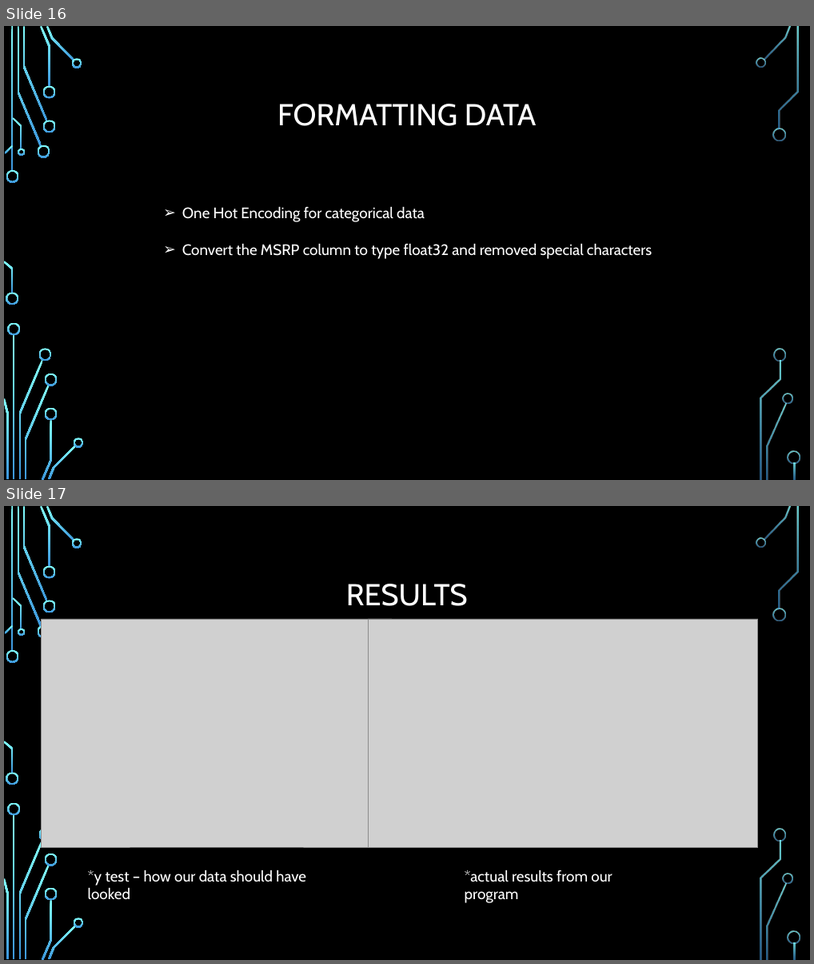
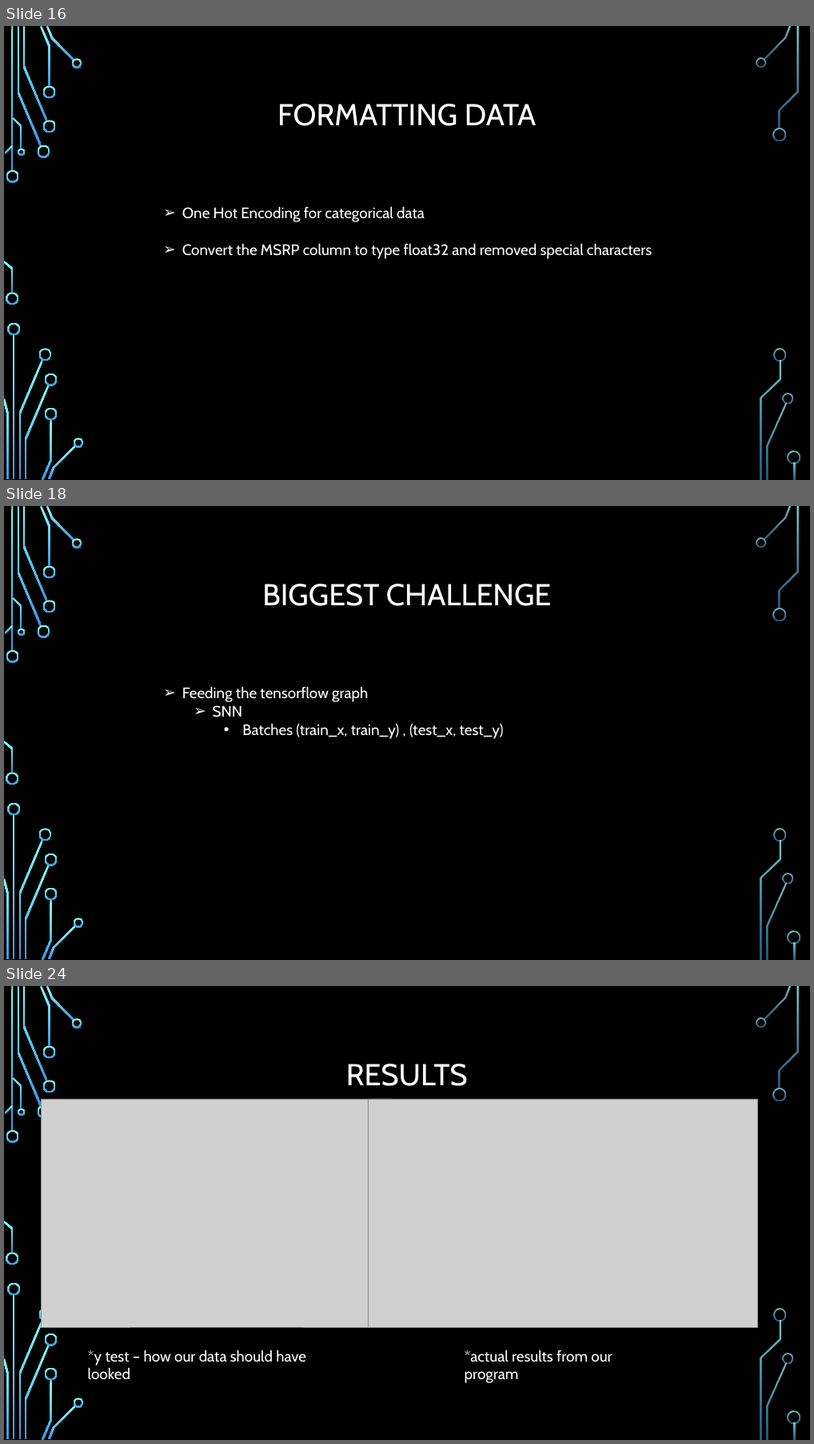
Before and after one commit to knight-coder-llc/AI-Vehicle-Calculator, a slide deck: Final Pres.pptx. Shown one above the other, each under a label of ours: slides 16 and 17 before the commit, slides 16, 18 and 24 after it; the slides between them are not shown. The pictures are 814x964 and 814x1444 pixels, drawn with LibreOffice and Linux fonts; fonts in the diff are those of the drawing; grey boxes stand for pictures; background and template pictures are left out. Boxes give left, top, right and bottom in pixels: in the first picture for what was removed or moved away, otherwise in the second. Text is boxed around its words. In the diff, an @@ line names an element or a change of style, - is before the commit and + after.

```diff
--- a/Final Pres.pptx
+++ b/Final Pres.pptx
@@ slide 18 added at box(4, 506, 810, 960), background picture (left out); not listed: 36 template elements that a slide beside it also shows @@
@@ title added at box(262, 584, 552, 606), 36 pt, text #FFFFFF @@
+BIGGEST CHALLENGE
@@ text added at box(182, 686, 504, 739), 18 pt, text #FFFFFF @@
+  ➢ Feeding the tensorflow graph
+    ➢ SNN
+      • Batches (train_x, train_y) , (test_x, test_y)
@@ what was slide 17 is now slide 24 @@
```
Also in this commit, not shown: 1 slide changed, 6 other slides added.
